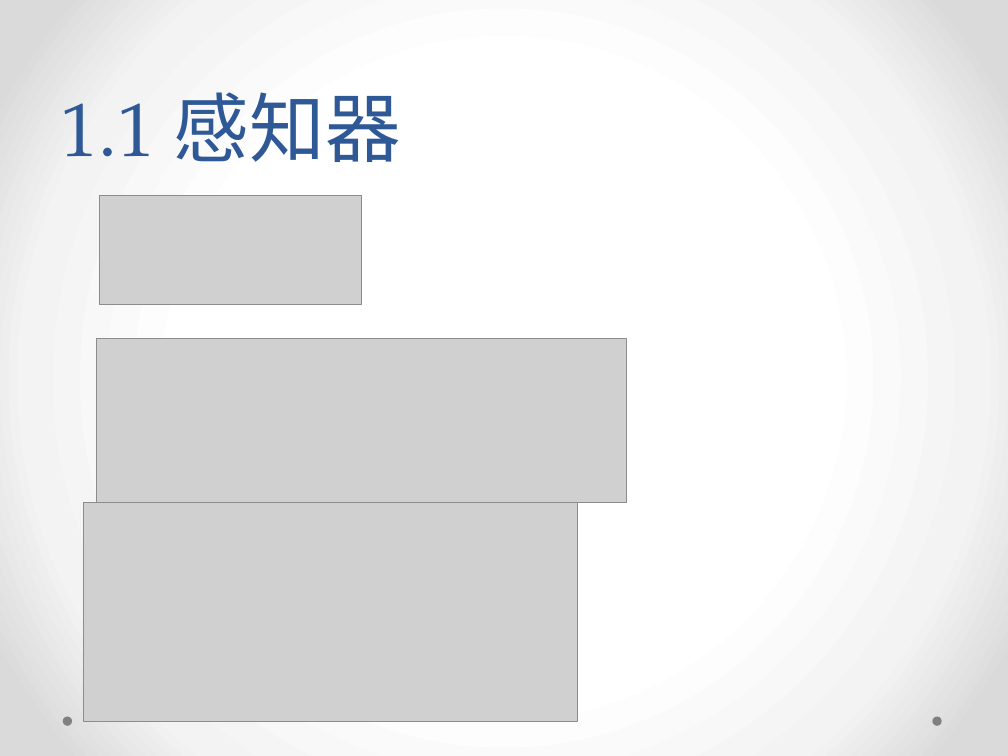
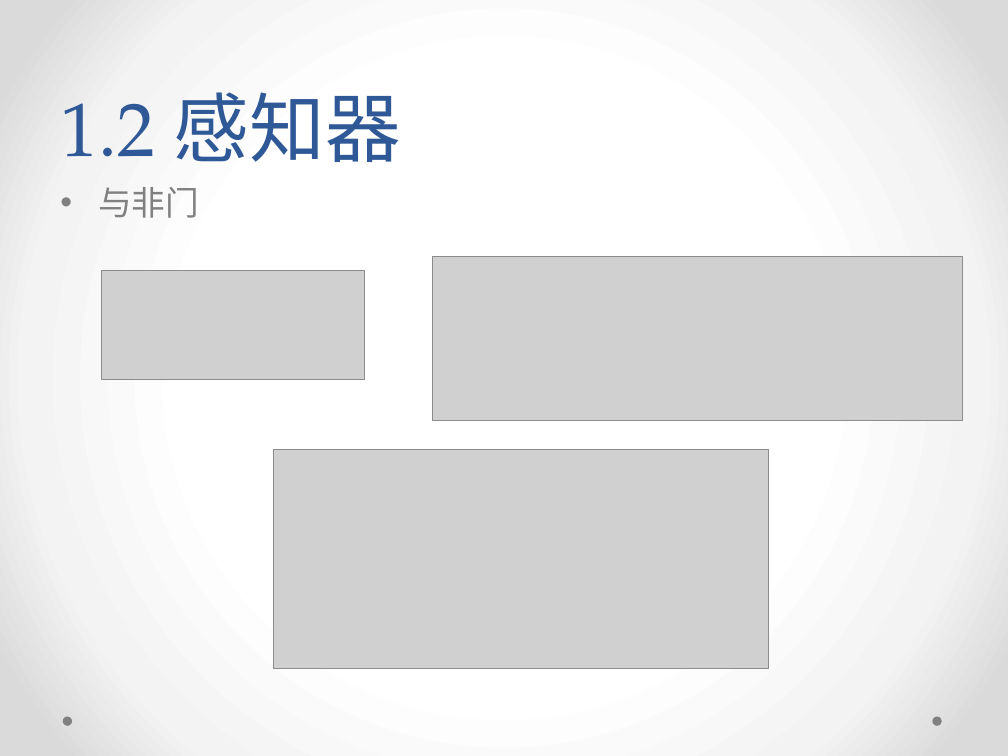
Before and after one commit to yish0000/neuralnetwork, a slide deck: slide 8 of 深度学习数学原理初探.pptx (slide 6 before the commit). Drawn at 1008x756 pixels with LibreOffice and Linux fonts; fonts in the diff are those of the drawing; grey boxes stand for pictures; background and template pictures are left out. Boxes give left, top, right and bottom in pixels: in the first picture for what was removed or moved away, otherwise in the second. Text is boxed around its words. In the diff, an @@ line names an element or a change of style, - is before the commit and + after.

```diff
--- a/深度学习数学原理初探.pptx
+++ b/深度学习数学原理初探.pptx
@@ title at (x1=60, y1=92, x2=401, y2=162): text changed @@
-1.1 感知器
+1.2 感知器
@@ text added at (x1=98, y1=187, x2=199, y2=218), 24 pt, text #808080 @@
+• 与非门
@@ picture moved from (x1=97, y1=339, x2=627, y2=502) to (x1=432, y1=256, x2=963, y2=419) @@
@@ picture moved from (x1=99, y1=196, x2=361, y2=304) to (x1=102, y1=270, x2=364, y2=379) @@
@@ picture moved from (x1=84, y1=502, x2=579, y2=722) to (x1=274, y1=450, x2=769, y2=669) @@
```
Also in this commit, not shown: 11 other slides changed, 3 slides added.
